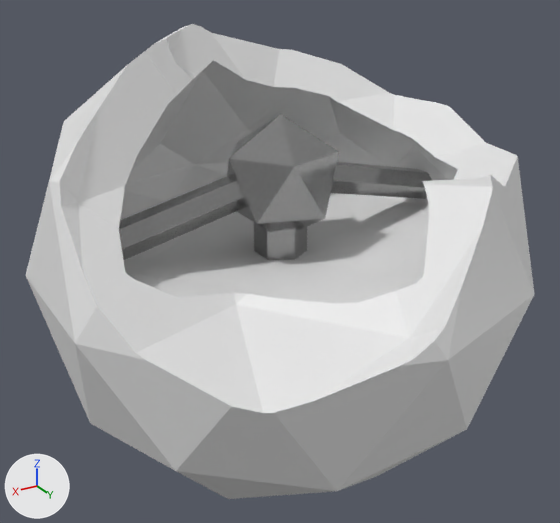
A saved change to the Blender file Assets/Bots/Meshes/circuitry-head.blend.
Camera for both pictures: a camera (50 mm lens) standing at (1.512, 2.515, 1.22) and looking at (-0.004, -0.01, -0.042). Every picture has the same lights, and +X, +Y and +Z are marked at lower left.
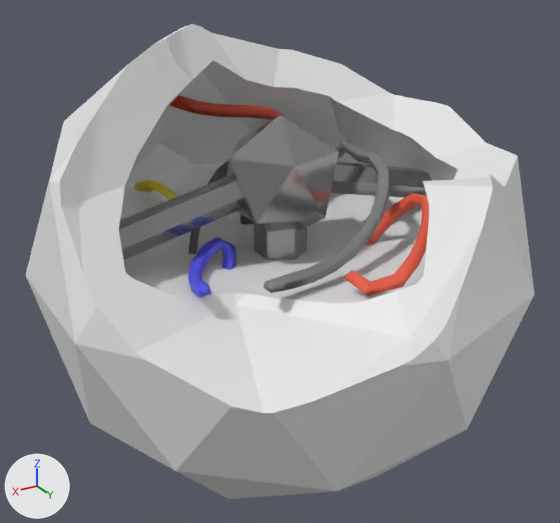
Not drawn themselves, but carrying or shaping drawn objects: ob_béziercurve_003, ob_béziercurve_004, ob_béziercurve_005, ob_béziercurve, ob_béziercurve_001, ob_béziercurve_002.

The change, as a list of edits to the scene's bpy script:
```text
Change me_cube_017:
    where me_cube_017.from_pydata(...)  # 64 vertices, 62 faces; spans x -1.04..1.04, y -1.0..1.0, z 0.19..1.08
    remove me_cube_017.materials.append(mat_cable_2)  # red #e75b42
    add me_cube_017.materials.append(mat_cable_4)  # grey #787878
Change cu_béziercurve_001:
    where _sp = cu_béziercurve_001.splines.new('BEZIER'); _sp.bezier_points.add(1)
    remove _sp.bezier_points.foreach_set('co', [0.143, -0.205, -0.424, -0.0737, -0.139, 0.0365])
    remove _sp.bezier_points.foreach_set('handle_left', [0.848, -0.188, -0.374, -0.0725, -0.491, 0.0365])
    remove _sp.bezier_points.foreach_set('handle_right', [-0.562, -0.222, -0.475, -0.0744, 0.0958, 0.0365])
    add _sp.bezier_points.foreach_set('co', [0.143, -0.205, -0.424, 0.29, 0.00686, -0.068])
    add _sp.bezier_points.foreach_set('handle_left', [0.848, -0.188, -0.374, -0.0151, -0.00875, 0.107])
    add _sp.bezier_points.foreach_set('handle_right', [-0.562, -0.222, -0.475, 0.493, 0.0173, -0.185])
Change cu_béziercurve_002:
    where _sp = cu_béziercurve_002.splines.new('BEZIER'); _sp.bezier_points.add(1)
    remove _sp.bezier_points.foreach_set('co', [0.143, -0.313, -0.424, -0.0737, -0.139, 0.0365])
    remove _sp.bezier_points.foreach_set('handle_left', [0.848, -0.296, -0.374, -0.0725, -0.491, 0.0365])
    remove _sp.bezier_points.foreach_set('handle_right', [-0.562, -0.33, -0.475, -0.0744, 0.0958, 0.0365])
    add _sp.bezier_points.foreach_set('co', [0.143, -0.313, -0.424, -0.477, -0.27, 0.228])
    add _sp.bezier_points.foreach_set('handle_left', [0.848, -0.296, -0.374, -0.322, -0.0962, -0.0356])
    add _sp.bezier_points.foreach_set('handle_right', [-0.562, -0.33, -0.475, -0.581, -0.386, 0.404])
Change cu_béziercurve_003:
    where _sp = cu_béziercurve_003.splines.new('BEZIER'); _sp.bezier_points.add(1)
    remove _sp.bezier_points.foreach_set('co', [-0.0566, -0.128, -0.509, -0.0737, 0.0695, -0.202])
    remove _sp.bezier_points.foreach_set('handle_left', [0.647, -0.131, -0.574, -0.29, 0.0697, -0.202])
    remove _sp.bezier_points.foreach_set('handle_right', [-0.316, -0.127, -0.484, 0.161, 0.0693, -0.202])
    add _sp.bezier_points.foreach_set('co', [-0.279, 0.178, -0.00422, 0.0134, 0.587, 0.0934])
    add _sp.bezier_points.foreach_set('handle_left', [0.177, 0.0903, -0.538, 0.046, 0.87, 0.0133])
    add _sp.bezier_points.foreach_set('handle_right', [-0.735, 0.266, 0.529, -0.0532, 0.00977, 0.257])
Add cu_béziercurve_006:
    cu_béziercurve_006 = bpy.data.curves.new('BézierCurve.006', 'CURVE')
    cu_béziercurve_006.dimensions = '3D'
    _sp = cu_béziercurve_006.splines.new('BEZIER'); _sp.bezier_points.add(2)
    _sp.bezier_points.foreach_set('co', [-0.28, -0.296, -0.0989, -0.423, 0.0137, 0.312, 0.3, 0.459, 0.0857])
    _sp.bezier_points.foreach_set('handle_left', [0.119, -0.166, -0.668, -0.445, -0.213, 0.238, -0.279, 0.328, -0.0211])
    _sp.bezier_points.foreach_set('handle_right', [-0.679, -0.426, 0.47, -0.401, 0.241, 0.386, 0.879, 0.591, 0.192])
    for _p, _l, _r in zip(_sp.bezier_points, ['ALIGNED', 'ALIGNED', 'ALIGNED'], ['ALIGNED', 'ALIGNED', 'ALIGNED']): _p.handle_left_type = _l; _p.handle_right_type = _r
    _sp.order_u = 0
    _sp.order_v = 0
    cu_béziercurve_006.use_path = True
    cu_béziercurve_006.fill_mode = 'FULL'
Add cu_béziercurve_005:
    cu_béziercurve_005 = bpy.data.curves.new('BézierCurve.005', 'CURVE')
    cu_béziercurve_005.dimensions = '3D'
    _sp = cu_béziercurve_005.splines.new('BEZIER'); _sp.bezier_points.add(1)
    _sp.bezier_points.foreach_set('co', [0.422, 0.138, -0.206, 0.53, 0.396, 0.108])
    _sp.bezier_points.foreach_set('handle_left', [0.82, 0.268, -0.775, 0.438, -0.172, -0.0748])
    _sp.bezier_points.foreach_set('handle_right', [0.0228, 0.00798, 0.363, 0.621, 0.964, 0.291])
    for _p, _l, _r in zip(_sp.bezier_points, ['ALIGNED', 'ALIGNED'], ['ALIGNED', 'ALIGNED']): _p.handle_left_type = _l; _p.handle_right_type = _r
    _sp.order_u = 0
    _sp.order_v = 0
    cu_béziercurve_005.use_path = True
    cu_béziercurve_005.fill_mode = 'FULL'
Change ob_béziercurve:
    remove ob_béziercurve.hide_set(True)  # its collection is switched off
Change ob_béziercurve_001:
    remove ob_béziercurve_001.hide_set(True)  # its collection is switched off
Change ob_béziercurve_002:
    remove ob_béziercurve_002.hide_set(True)  # its collection is switched off
Change ob_béziercurve_003:
    ob_béziercurve_003.rotation_euler: (0.0, 1.571, 0.0) -> (0.0, 0.0, 0.0)  # degrees (0, 90, 0) -> degrees (0, 0, 0)
    remove ob_béziercurve_003.hide_set(True)  # its collection is switched off
    ob_béziercurve_003.location: (0.236, -0.11, 0.0895) -> (0.0, 0.0, 0.0)
Change ob_cube_014:
    remove ob_cube_014.hide_set(True)  # its collection is switched off
Change ob_cube_015:
    remove ob_cube_015.hide_set(True)  # its collection is switched off
Change ob_cube_016:
    ob_cube_016.rotation_euler: (0.0, 1.363, 0.0) -> (0.0, 0.0, 0.0)  # degrees (0, 78, 0) -> degrees (0, 0, 0)
    ob_cube_016.location: (0.031, 0.183, 0.108) -> (0.0, 0.99, 0.0)
    ob_cube_016.scale: (0.0249, 0.62, 0.0512) -> (0.0249, 0.822, 0.0512)
    where _m = ob_cube_016.modifiers.new('Curve', 'CURVE')
    _m.object: ob_béziercurve_002 -> ob_béziercurve_005
    remove ob_cube_016.hide_set(True)  # its collection is switched off
Add ob_béziercurve_005:
    ob_béziercurve_005 = bpy.data.objects.new('BézierCurve.005', cu_béziercurve_006)
    ob_béziercurve_005.location = (0.0, 0.0, 0.0)
Add ob_cube_018:
    ob_cube_018 = bpy.data.objects.new('Cube.018', me_cube_018)  # 64 vertices, 62 faces; spans x -1.04..1.04, y -1.0..1.0, z 0.19..1.08; in mat_cable_5 (blue #5253e7); modifiers BEVEL, CURVE
    ob_cube_018.location = (0.0, 0.564, -0.04)
    ob_cube_018.scale = (0.0249, 0.348, 0.0512)
Add ob_béziercurve_004:
    ob_béziercurve_004 = bpy.data.objects.new('BézierCurve.004', cu_béziercurve_005)
    ob_béziercurve_004.location = (0.0, 0.0, 0.0)
Add ob_cube_017:
    ob_cube_017 = bpy.data.objects.new('Cube.017', me_cube_006)  # 64 vertices, 62 faces; spans x -1.04..1.04, y -1.0..1.0, z 0.19..1.08; in mat_cable_2 (red #e75b42); modifiers BEVEL, CURVE
    ob_cube_017.location = (0.0, 0.357, 0.0)
    ob_cube_017.scale = (0.0249, 0.686, 0.0512)
Add ob_cube_002:
    ob_cube_002 = bpy.data.objects.new('Cube.002', me_cube_003)  # 64 vertices, 62 faces; spans x -1.04..1.04, y -1.0..1.0, z 0.19..1.08; in mat_cable_2 (red #e75b42); modifiers BEVEL, CURVE
    ob_cube_002.location = (0.031, 0.399, 0.108)
    ob_cube_002.rotation_euler = (0.0, 1.363, 0.0)  # degrees (0, 78, 0)
    ob_cube_002.scale = (0.0249, 0.62, 0.0512)
```

Where the change shows, as pixel boxes (x1, y1, x2, y2) in the pictures (560 x 523 px):
'Cube.016', added, shown
    after: (263, 139, 389, 293)
'Cube.017', shown, added (red)
    after: (344, 193, 429, 296)
'Cube.002', shown, added (red)
    after: (170, 95, 289, 121)
'Cube.018', added (blue)
    after: (188, 237, 237, 297)
'Cube.015', shown
    after: (189, 160, 254, 254)
'Cube.014', shown
    after: (135, 180, 179, 200)
